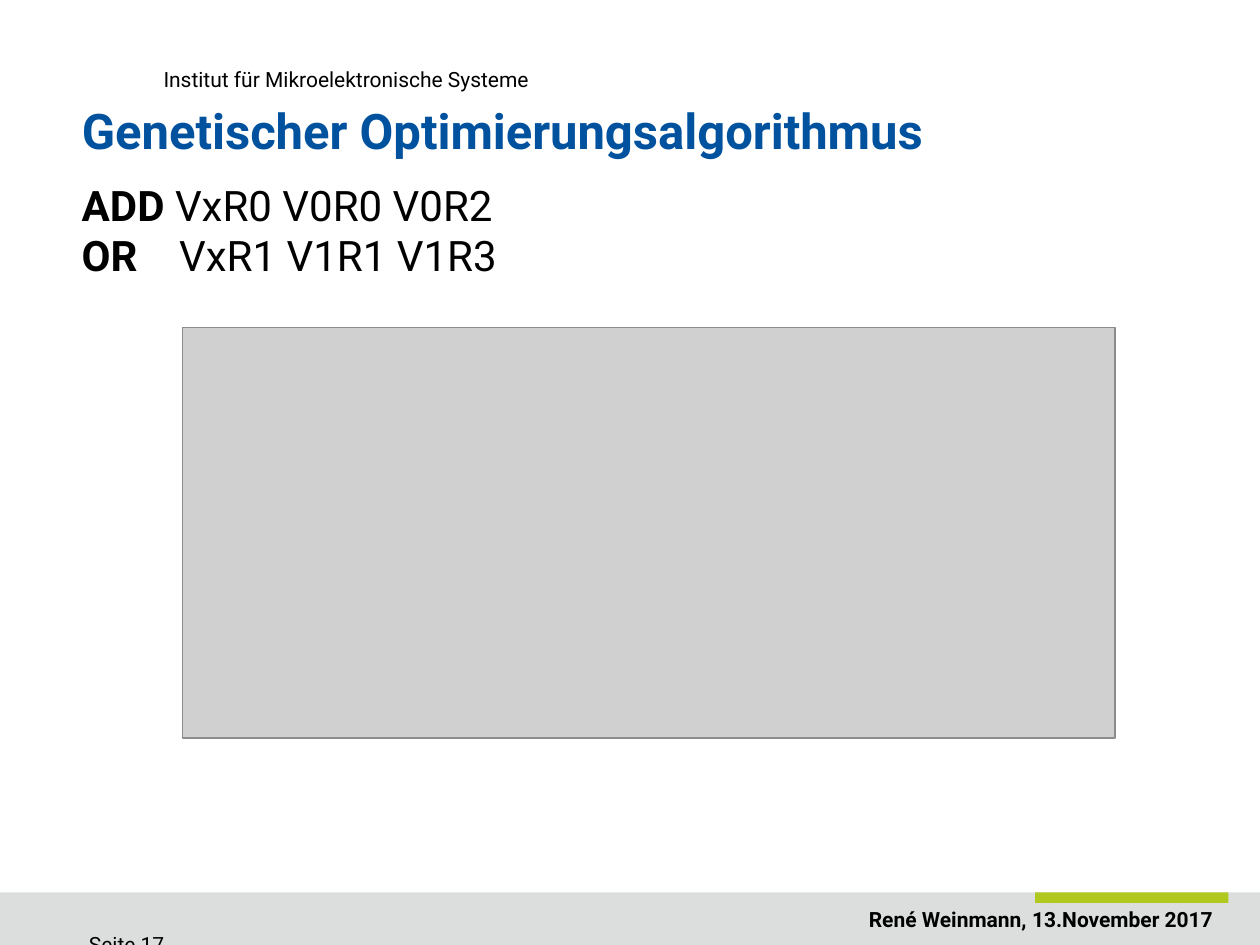
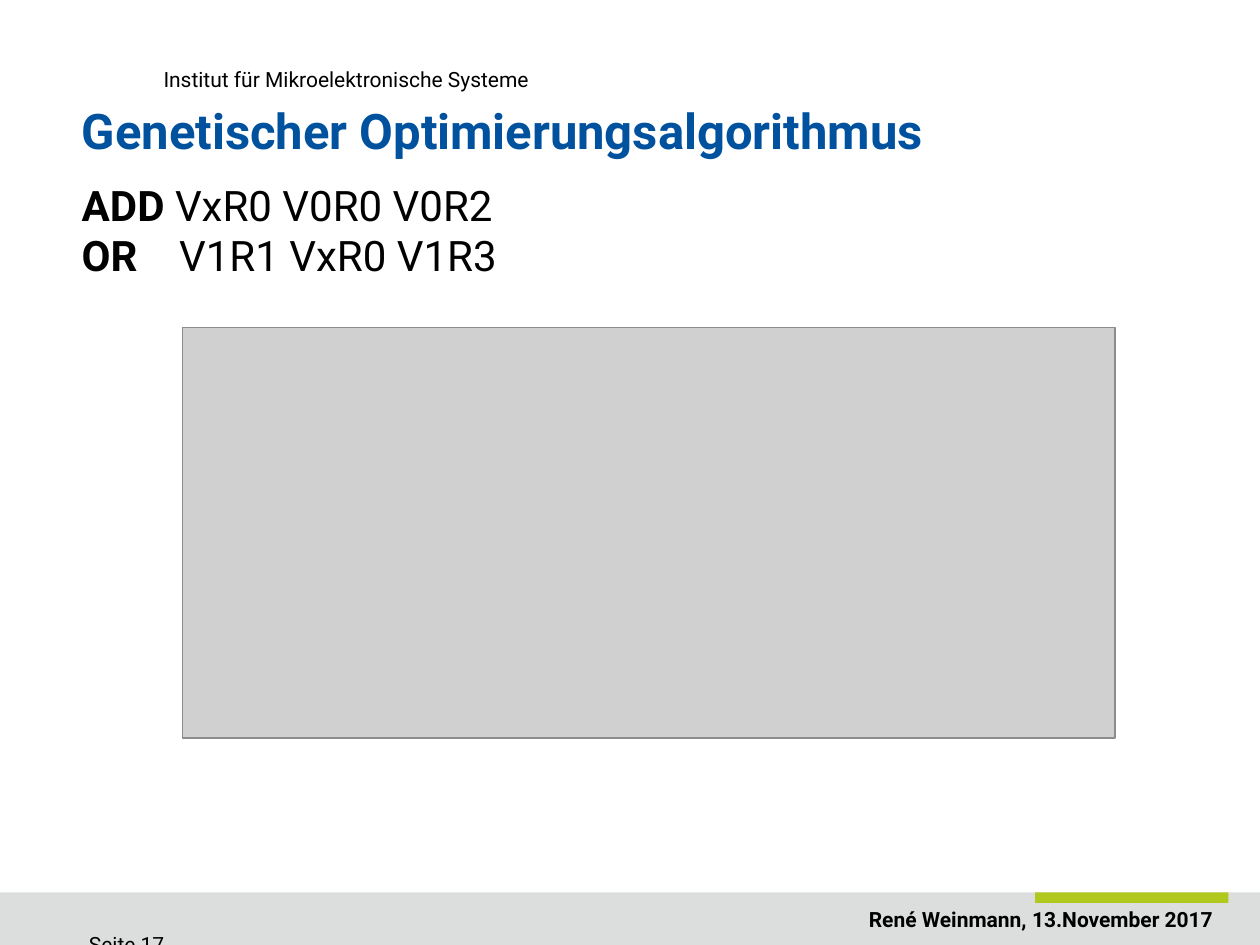
Before and after one commit to ReneWeinmann/Masterarbeit, a slide deck: slide 17 of Presentation_Rene_Weinmann.pptx. Drawn at 1260x945 pixels with LibreOffice and Linux fonts; fonts in the diff are those of the drawing; grey boxes stand for pictures; background and template pictures are left out. Boxes give left, top, right and bottom in pixels: in the first picture for what was removed or moved away, otherwise in the second. Text is boxed around its words. In the diff, an @@ line names an element or a change of style, - is before the commit and + after.

```diff
--- a/Presentation_Rene_Weinmann.pptx
+++ b/Presentation_Rene_Weinmann.pptx
@@ text at [82,240,497,272]: text changed @@
-OR VxR1 V1R1 V1R3
+OR V1R1 VxR0 V1R3
```
Also in this commit, not shown: 20 other slides changed.
